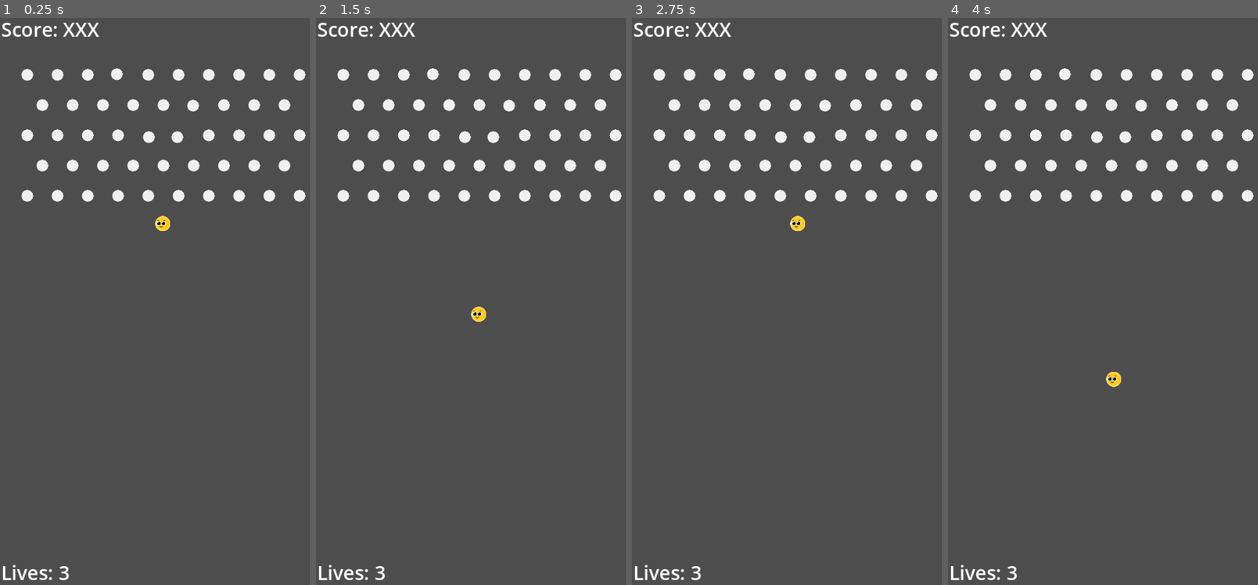
Above: before the commit, frames 1-4 (left to right).
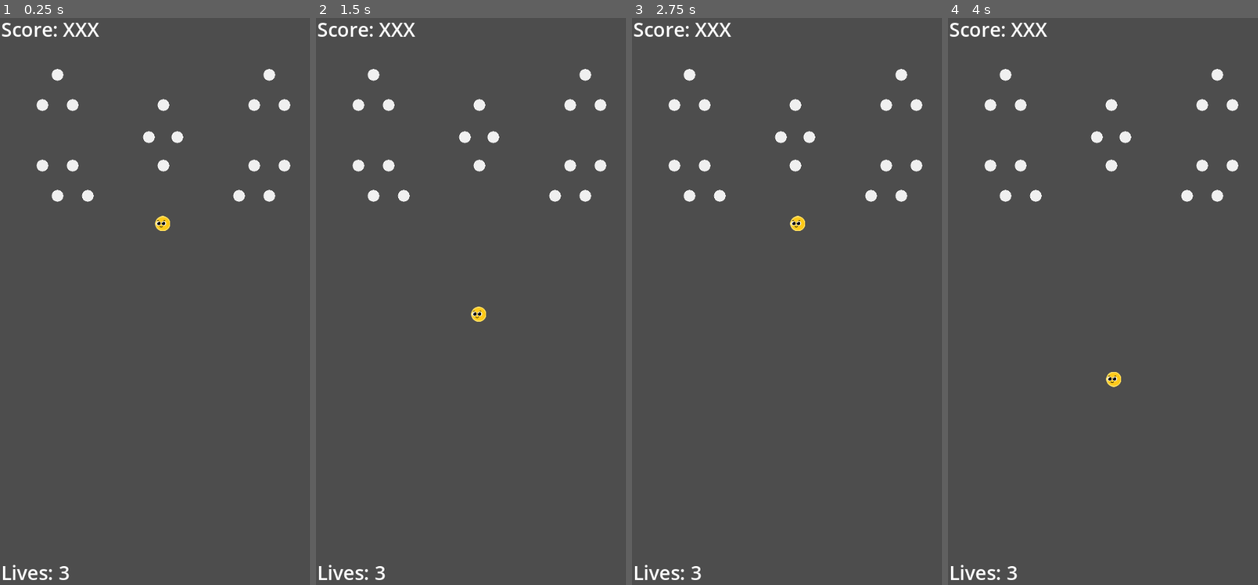
Above: after the commit, the same moments.

Repository: Khryptic/Team-Horseradish
Game: Godot game, scene res://scenes/main_scene.tscn
Same seed, same stepped clock (60 frames per second), same inputs: the game is played once before the commit and once after it.
Inputs (mouse positions are in pixels of both pictures, inside the frame that each line leads up to):
- Up to frame 1 (0.25 s): no input
- Up to frame 2 (1.5 s): tap Enter (ui_accept) at 0.5, 0.77 s; move the mouse to (551, 273) at 0.52 s; hold Right (ui_right) from 0.53 s (still down); click (551, 273) at 0.6 s; move the mouse to (415, 335) at 1.27 s; click (415, 335) at 1.35 s
- Up to frame 3 (2.75 s): tap Enter (ui_accept) at 1.52 s; move the mouse to (827, 176) at 2.02 s; release Right (ui_right) at 2.03 s; hold Left (ui_left) from 2.03 s (still down); click (827, 176) at 2.1 s
- Up to frame 4 (4 s): tap Enter (ui_accept) at 2.75, 3.02, 3.77 s; move the mouse to (1093, 420) at 2.77 s; release Left (ui_left) at 2.78 s; hold Right (ui_right) from 2.78 s (still down); click (1093, 420) at 2.85 s; move the mouse to (1208, 392) at 3.52 s; click (1208, 392) at 3.6 s

The runs differ from the first frame. In frame 1, 2.0% of the frame differs, in the area x 6-99%, y 8-33%; in frame 2, 2.0%; in frame 3, 2.0%; in frame 4, 2.0%.

Commit message:
Removed some pegs

Diff:
--- a/scenes/main_scene.tscn
+++ b/scenes/main_scene.tscn
@@ -33,99 +33,30 @@
 
 [node name="Row" type="Node" parent="Pegs"]
 
-[node name="Peg" parent="Pegs/Row" instance=ExtResource("1_28fwh")]
-position = Vector2(45, 100)
-
 [node name="Peg2" parent="Pegs/Row" instance=ExtResource("1_28fwh")]
 position = Vector2(95, 100)
-
-[node name="Peg3" parent="Pegs/Row" instance=ExtResource("1_28fwh")]
-position = Vector2(145, 100)
-
-[node name="Peg4" parent="Pegs/Row" instance=ExtResource("1_28fwh")]
-position = Vector2(193, 99)
-
-[node name="Peg5" parent="Pegs/Row" instance=ExtResource("1_28fwh")]
-position = Vector2(245, 100)
-
-[node name="Peg6" parent="Pegs/Row" instance=ExtResource("1_28fwh")]
-position = Vector2(295, 100)
-
-[node name="Peg7" parent="Pegs/Row" instance=ExtResource("1_28fwh")]
-position = Vector2(345, 100)
-
-[node name="Peg8" parent="Pegs/Row" instance=ExtResource("1_28fwh")]
-position = Vector2(395, 100)
 
 [node name="Peg9" parent="Pegs/Row" instance=ExtResource("1_28fwh")]
 position = Vector2(445, 100)
 
-[node name="Peg10" parent="Pegs/Row" instance=ExtResource("1_28fwh")]
-position = Vector2(495, 100)
-
 [node name="Row2" type="Node" parent="Pegs"]
-
-[node name="Peg" parent="Pegs/Row2" instance=ExtResource("1_28fwh")]
-position = Vector2(45, 200)
-
-[node name="Peg2" parent="Pegs/Row2" instance=ExtResource("1_28fwh")]
-position = Vector2(95, 200)
-
-[node name="Peg3" parent="Pegs/Row2" instance=ExtResource("1_28fwh")]
-position = Vector2(145, 200)
-
-[node name="Peg4" parent="Pegs/Row2" instance=ExtResource("1_28fwh")]
-position = Vector2(195, 200)
-
-[node name="Peg5" parent="Pegs/Row2" instance=ExtResource("1_28fwh")]
-position = Vector2(319, 151)
 
 [node name="Peg6" parent="Pegs/Row2" instance=ExtResource("1_28fwh")]
 position = Vector2(293, 203)
 
-[node name="Peg7" parent="Pegs/Row2" instance=ExtResource("1_28fwh")]
-position = Vector2(345, 200)
-
-[node name="Peg8" parent="Pegs/Row2" instance=ExtResource("1_28fwh")]
-position = Vector2(395, 200)
-
-[node name="Peg9" parent="Pegs/Row2" instance=ExtResource("1_28fwh")]
-position = Vector2(445, 200)
-
-[node name="Peg10" parent="Pegs/Row2" instance=ExtResource("1_28fwh")]
-position = Vector2(495, 200)
-
 [node name="Row3" type="Node" parent="Pegs"]
-
-[node name="Peg" parent="Pegs/Row3" instance=ExtResource("1_28fwh")]
-position = Vector2(45, 300)
 
 [node name="Peg2" parent="Pegs/Row3" instance=ExtResource("1_28fwh")]
 position = Vector2(95, 300)
 
-[node name="Peg3" parent="Pegs/Row3" instance=ExtResource("1_28fwh")]
+[node name="Peg4" parent="Pegs/Row3" instance=ExtResource("1_28fwh")]
 position = Vector2(145, 300)
 
-[node name="Peg4" parent="Pegs/Row3" instance=ExtResource("1_28fwh")]
-position = Vector2(195, 300)
-
-[node name="Peg5" parent="Pegs/Row3" instance=ExtResource("1_28fwh")]
-position = Vector2(245, 300)
-
-[node name="Peg6" parent="Pegs/Row3" instance=ExtResource("1_28fwh")]
-position = Vector2(295, 300)
-
 [node name="Peg7" parent="Pegs/Row3" instance=ExtResource("1_28fwh")]
-position = Vector2(345, 300)
-
-[node name="Peg8" parent="Pegs/Row3" instance=ExtResource("1_28fwh")]
 position = Vector2(395, 300)
 
 [node name="Peg9" parent="Pegs/Row3" instance=ExtResource("1_28fwh")]
 position = Vector2(445, 300)
-
-[node name="Peg10" parent="Pegs/Row3" instance=ExtResource("1_28fwh")]
-position = Vector2(495, 300)
 
 [node name="Row4" type="Node" parent="Pegs"]
 
@@ -135,20 +66,11 @@
 [node name="Peg2" parent="Pegs/Row4" instance=ExtResource("1_28fwh")]
 position = Vector2(120, 150)
 
-[node name="Peg3" parent="Pegs/Row4" instance=ExtResource("1_28fwh")]
-position = Vector2(170, 150)
-
-[node name="Peg4" parent="Pegs/Row4" instance=ExtResource("1_28fwh")]
-position = Vector2(220, 150)
-
 [node name="Peg5" parent="Pegs/Row4" instance=ExtResource("1_28fwh")]
 position = Vector2(270, 150)
 
 [node name="Peg6" parent="Pegs/Row4" instance=ExtResource("1_28fwh")]
 position = Vector2(246, 203)
-
-[node name="Peg7" parent="Pegs/Row4" instance=ExtResource("1_28fwh")]
-position = Vector2(370, 150)
 
 [node name="Peg8" parent="Pegs/Row4" instance=ExtResource("1_28fwh")]
 position = Vector2(420, 150)
@@ -164,20 +86,8 @@
 [node name="Peg2" parent="Pegs/Row5" instance=ExtResource("1_28fwh")]
 position = Vector2(120, 250)
 
-[node name="Peg3" parent="Pegs/Row5" instance=ExtResource("1_28fwh")]
-position = Vector2(170, 250)
-
-[node name="Peg4" parent="Pegs/Row5" instance=ExtResource("1_28fwh")]
-position = Vector2(220, 250)
-
 [node name="Peg5" parent="Pegs/Row5" instance=ExtResource("1_28fwh")]
 position = Vector2(270, 250)
-
-[node name="Peg6" parent="Pegs/Row5" instance=ExtResource("1_28fwh")]
-position = Vector2(320, 250)
-
-[node name="Peg7" parent="Pegs/Row5" instance=ExtResource("1_28fwh")]
-position = Vector2(370, 250)
 
 [node name="Peg8" parent="Pegs/Row5" instance=ExtResource("1_28fwh")]
 position = Vector2(420, 250)
--- a/scripts/score_label.gd
+++ b/scripts/score_label.gd
@@ -12,4 +12,4 @@
 	pass
 
 func _on_score_updated(score: int):
-	text = "Score" + str(score)
+	text = "Score: " + str(score)
